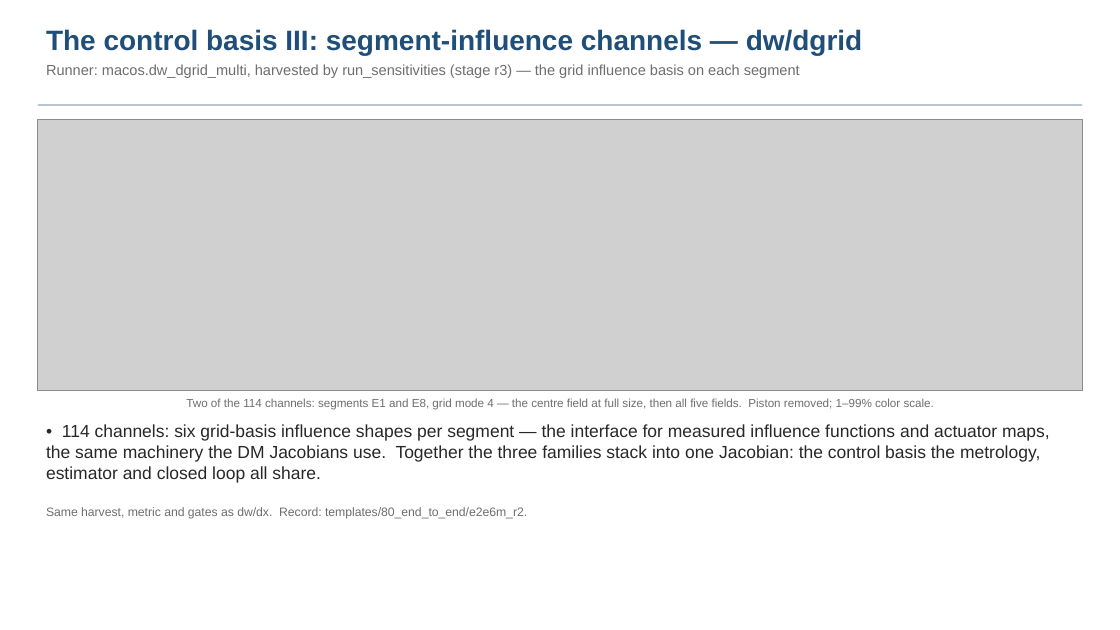
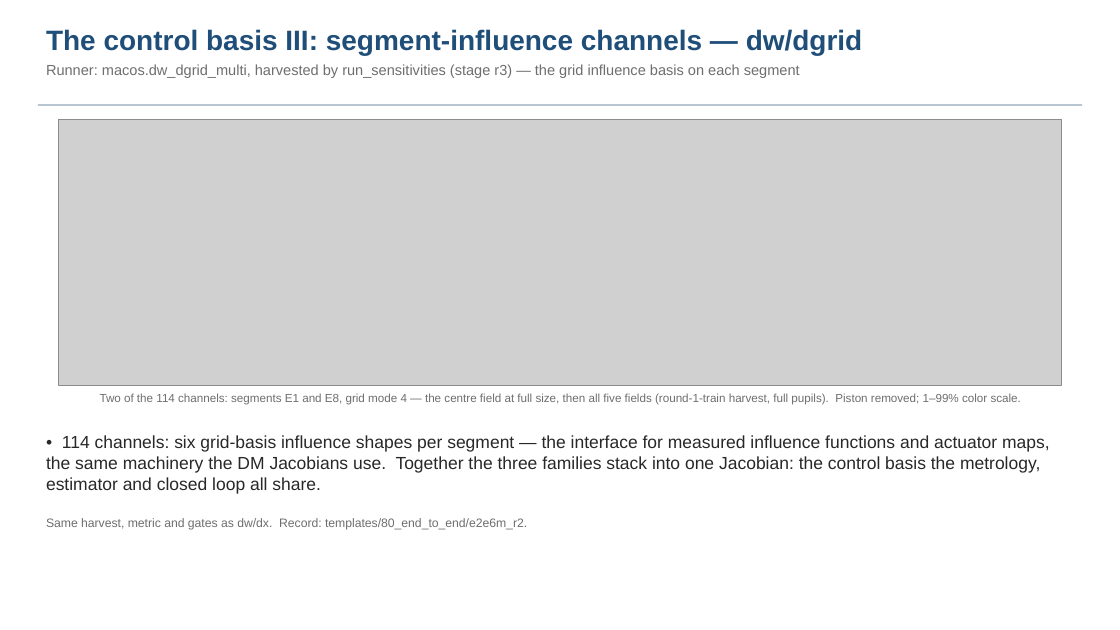
Before and after one commit to nasa-jpl/macos, a slide deck: slide 24 of demo_session/baseline_pass3.pptx. Drawn at 1120x630 pixels with LibreOffice and Linux fonts; fonts in the diff are those of the drawing; grey boxes stand for pictures. Boxes give left, top, right and bottom in pixels: in the first picture for what was removed or moved away, otherwise in the second. Text is boxed around its words. In the diff, an @@ line names an element or a change of style, - is before the commit and + after.

```diff
--- a/demo_session/baseline_pass3.pptx
+++ b/demo_session/baseline_pass3.pptx
@@ picture: place and size @@
-picture at [38,119,1082,390]
+picture at [59,119,1062,386]
@@ text at [100,393,1021,405]: text changed @@
-Two of the 114 channels: segments E1 and E8, grid mode 4 — the centre field at full size, then all five fields. Piston removed; 1–99% color scale.
+Two of the 114 channels: segments E1 and E8, grid mode 4 — the centre field at full size, then all five fields (round-1-train harvest, full pupils). Piston removed; 1–99% color scale.
@@ text "• 114 channels: six grid-basis ...": place and size @@
-text "• 114 channels: six grid-basis ..." at [46,424,1050,483]
+text "• 114 channels: six grid-basis ..." at [46,435,1050,494]
@@ text "Same harvest, metric and gates ...": place and size @@
-text "Same harvest, metric and gates ..." at [46,507,527,519]
+text "Same harvest, metric and gates ..." at [46,518,527,530]
```
Also in this commit, not shown: 2 other slides changed, 7 other files.
